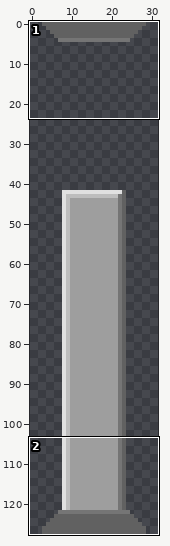
One commit to this pixel-art file: Sprites/Map_Parts/MP-05-Door-32x128.aseprite. Above: a wide view before the commit, with the close-up outlined.
Close-up. First the earlier version:
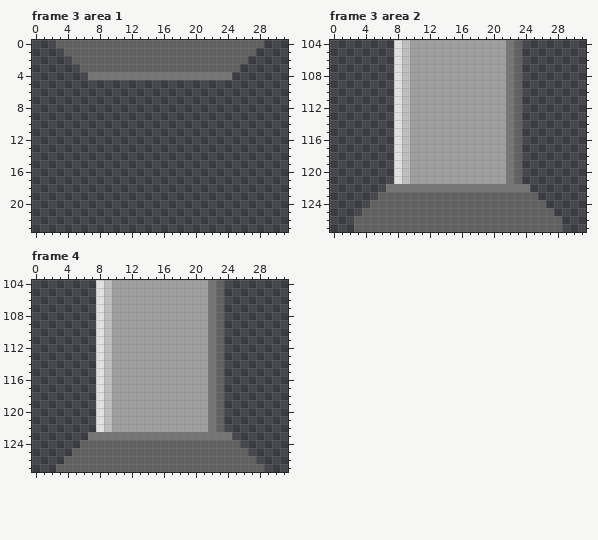
32x128 pixels, 8 frames. Shown: frame 3 area 1: x 0..31, y 0..23; frame 3 area 2: x 0..31, y 104..127; frame 4: x 0..31, y 104..127. The commit also changed other frames or places, which this record leaves out.
The same view after the edit:
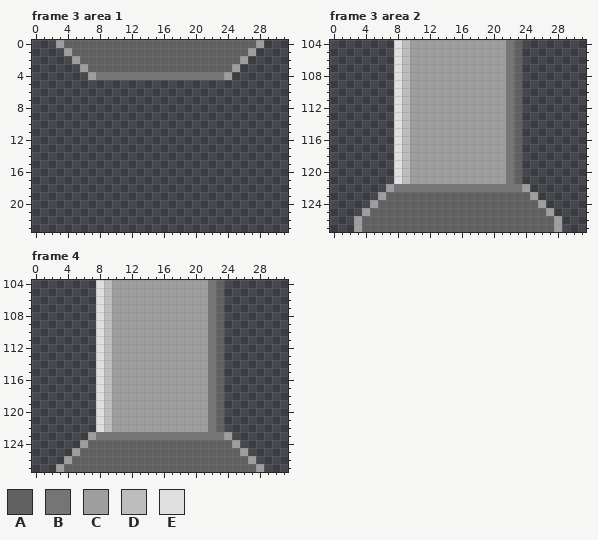
Palette (. is transparent): A #616161  B #757575  C #9e9e9e  D #bdbdbd  E #e0e0e0
Change:
Frame 3 area 1:
y 0: x 3 A -> C; x 28 A -> C
y 1: x 4 A -> C; x 27 A -> C
y 2: x 5 A -> C; x 26 A -> C
y 3: x 6 A -> C; x 25 A -> C
y 4: x 7 B -> C; x 24 B -> C
Frame 3 area 2:
y 122: x 7 B -> C; x 24 B -> C
y 123: x 6 A -> C; x 25 A -> C
y 124: x 5 A -> C; x 26 A -> C
y 125: x 4 A -> C; x 27 A -> C
y 126..127: x 3 A -> C; x 28 A -> C
Frame 4:
y 123: x 7 B -> C; x 24 B -> C
y 124: x 6 A -> C; x 25 A -> C
y 125: x 5 A -> C; x 26 A -> C
y 126: x 4 A -> C; x 27 A -> C
y 127: x 3 A -> C; x 28 A -> C
Pixel boxes of the changes (left, top, right, bottom) in both close-ups:
changed: (56, 40, 96, 80)
changed: (224, 40, 264, 80)
changed: (354, 184, 394, 232)
changed: (522, 184, 562, 232)
changed: (56, 432, 96, 472)
changed: (224, 432, 264, 472)
